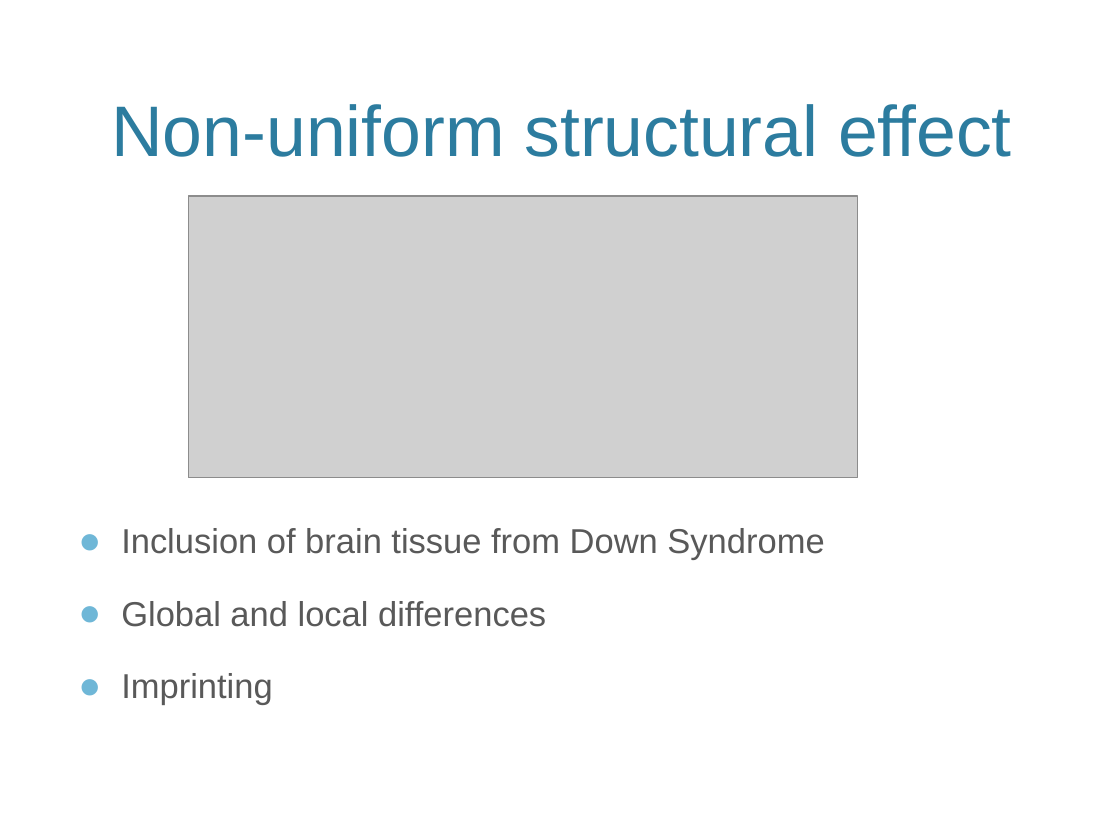
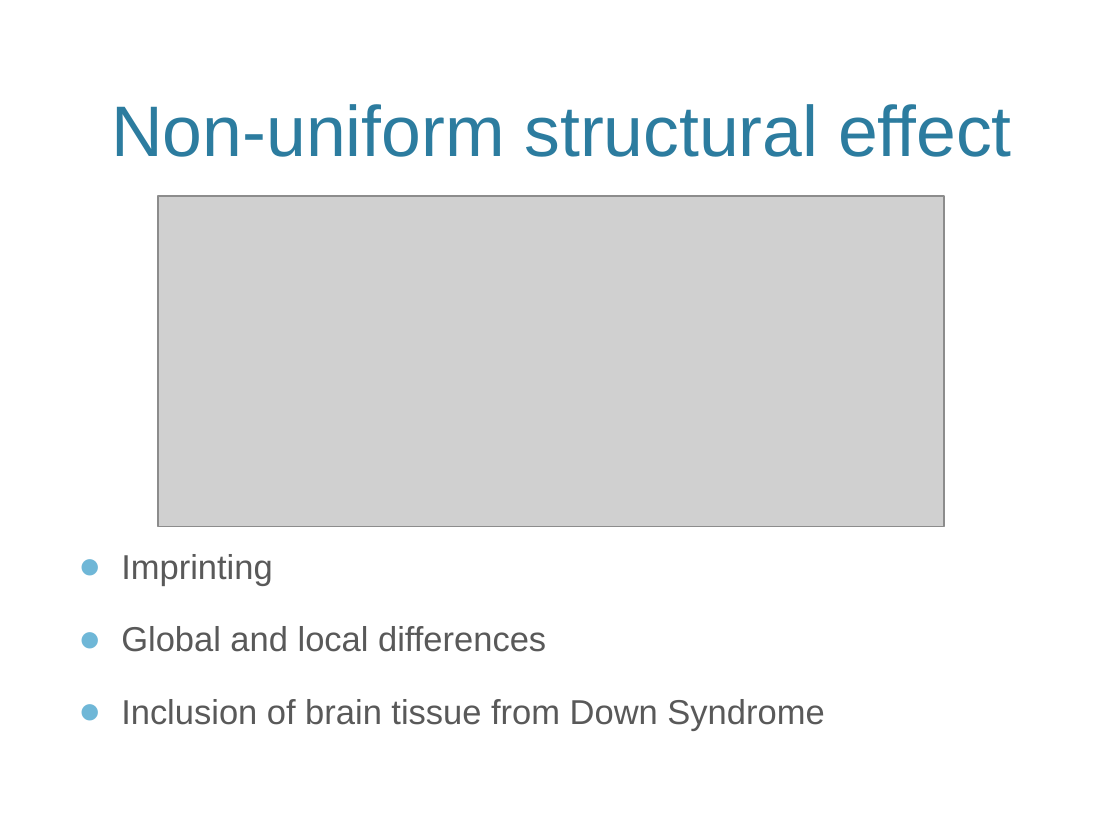
Before and after one commit to vreuter/jekeal, a slide deck: slide 10 of KipnisLabMeeting_2017-03-13.pptx. Drawn at 1120x840 pixels with LibreOffice and Linux fonts; fonts in the diff are those of the drawing; grey boxes stand for pictures; background and template pictures are left out. Boxes give left, top, right and bottom in pixels: in the first picture for what was removed or moved away, otherwise in the second. Text is boxed around its words. In the diff, an @@ line names an element or a change of style, - is before the commit and + after.

```diff
--- a/KipnisLabMeeting_2017-03-13.pptx
+++ b/KipnisLabMeeting_2017-03-13.pptx
@@ picture resized from (x1=188, y1=196, x2=858, y2=478) to (x1=158, y1=196, x2=944, y2=526) @@
@@ text "Imprinting" moved from (x1=121, y1=528, x2=824, y2=705) to (x1=121, y1=554, x2=824, y2=731) @@
@@ text at (x1=121, y1=554, x2=546, y2=652): paragraphs added @@
+● Imprinting
+● Global and local differences
@@ text at (x1=121, y1=601, x2=546, y2=705): paragraphs removed @@
-● Global and local differences
-● Imprinting
```
Also in this commit, not shown: 10 other slides changed, 2 slides added, 1 slide removed, 1 other file.
